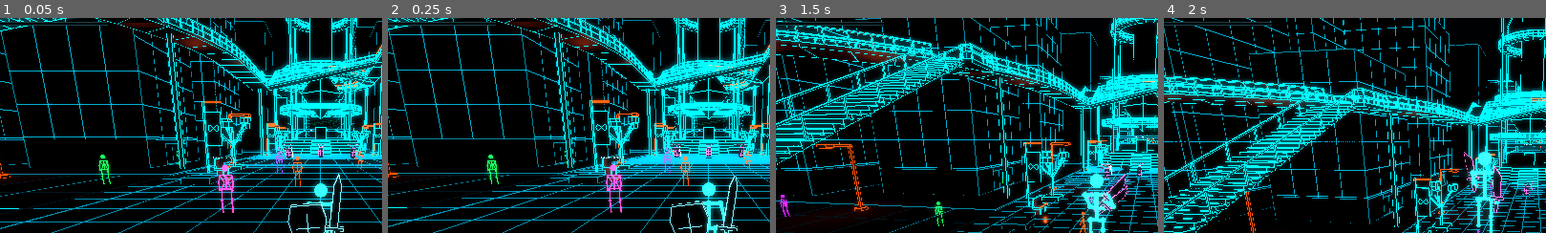
Above: before the commit, frames 1-4 (left to right).
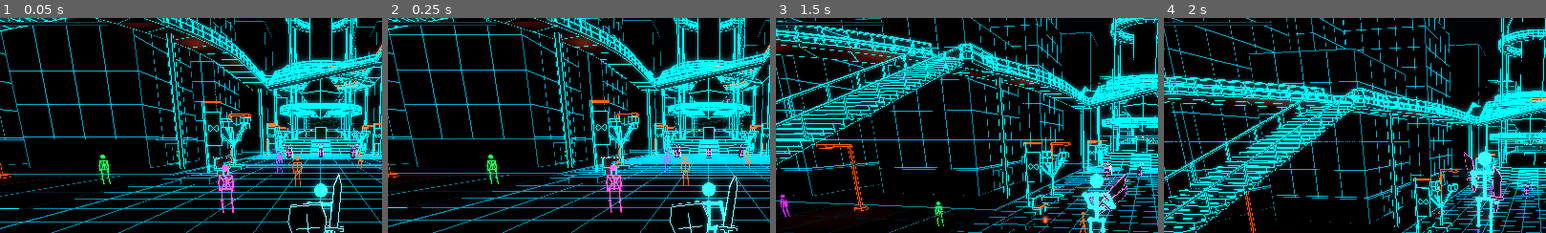
Above: after the commit, the same moments.

Repository: Infiniglyph/infiniglyph
Game: Godot game, scene res://scenes/main.tscn
Same seed, same stepped clock (60 frames per second), same inputs: the game is played once before the commit and once after it.
Inputs (mouse positions are % of the whole screen's width and height, from its top left):
- Up to frame 1 (0.05 s): no input
- Up to frame 2 (0.25 s): no input
- Up to frame 3 (1.5 s): tap Enter at 0.5, 0.6 s; move the mouse to (55, 50) at 0.52 s; hold Shift 0.53-1.28 s; hold Up from 0.53 s (still down); click (55, 50) at 0.67 s; tap Space at 0.77, 1.07 s; move the mouse to (45, 50) at 1.27 s; tap Shift at 1.35 s; click (45, 50) at 1.42 s
- Up to frame 4 (2 s): keep holding Up; tap Space at 1.52, 1.82 s; tap G at 1.55 s
The pictures show only the part of the screen within x 8-58%, y 6-56%; the shares and areas given below are measured in that part.

The runs differ from the first frame. In frame 1, less than 0.1% of the frame differs, in the area x 81-87%, y 59-64%; in frame 2, 0.1%; in frame 3, 0.2%; in frame 4, 0.2%, in the area x 92-98%, y 70-79%.

Commit message:
Fix tower stair approach and add free crystal exchange

Diff:
--- a/scripts/inventory_session.gd
+++ b/scripts/inventory_session.gd
@@ -4,6 +4,7 @@
 const Store = preload("res://scripts/inventory_store.gd")
 const Pickup = preload("res://scripts/item_pickup.gd")
 const Catalog = preload("res://scripts/item_catalog.gd")
+const TowerShop = preload("res://scripts/tower_shop.gd")
 var actor: CharacterBody3D
 var controls: Node
 var duel: CanvasLayer
@@ -12,6 +13,7 @@
 var boss_encounter: Node
 var world_actions: Node3D
 var ui: CanvasLayer
+var shop: CanvasLayer
 @export var persistence_enabled := true
 @export var save_path := "user://inventory_v1.json"
 @export var live_session := false
@@ -51,6 +53,11 @@
 	add_child(ui)
 	ui.opened.connect(_opened)
 	ui.closed.connect(_closed)
+	shop = TowerShop.new()
+	shop.session = self
+	add_child(shop)
+	shop.opened.connect(_opened)
+	shop.closed.connect(_closed)
 	ui.save_requested.connect(func():
 		var saved := save_checkpoint()
 		ui.set_status("Inventory and world drops saved." if saved else "Save failed; items remain in memory.",not saved))
@@ -110,6 +117,7 @@
 		if is_instance_valid(actor.get_parent().get("start_menu")) and actor.get_parent().start_menu.is_open: return
 		if is_instance_valid(duel) and duel.dialogue_open: return
 		if is_instance_valid(boss_encounter) and boss_encounter.dialogue_open: return
+		if shop.is_open: shop.close_menu()
 		ui.toggle()
 
 func _opened() -> void:
@@ -132,6 +140,7 @@
 		if boss_encounter.active: return false
 		if boss_encounter.can_challenge(): return true
 	if is_instance_valid(world_actions) and not world_actions.nearest().is_empty(): return true
+	if shop.can_use(actor): return true
 	if is_instance_valid(world_actions) and is_instance_valid(world_actions.life) and world_actions.life.nearest_talker()!=null: return true
 	return loot.nearest_pickup(actor) != null or duel.can_talk() or (is_instance_valid(population) and population.nearest_talker()!=null)
 
@@ -155,6 +164,7 @@
 	if pickup != null:
 		if not loot.request_pickup(actor.inventory,pickup): show_notice("Pickup unavailable.")
 	elif duel.can_talk(): duel.interact()
+	elif shop.can_use(actor): shop.open_menu()
 	elif is_instance_valid(world_actions) and not world_actions.nearest().is_empty(): world_actions.interact()
 	else:
 		var resident: CharacterBody3D = population.nearest_talker()
@@ -193,6 +203,7 @@
 	if pickup != null:
 		var definition: Resource = Catalog.get_definition(pickup.item_instance.item_type_id)
 		hint.text = "G / RT: collect %s  x%d" % [definition.display_name,pickup.item_instance.quantity]
+	elif shop.can_use(actor): hint.text = "G / tap RT: Tower Exchange"
 	elif is_instance_valid(world_actions) and not world_actions.nearest().is_empty(): hint.text = "G / tap RT: "+world_actions.nearest().label
 	elif not duel.can_talk() and is_instance_valid(population):
 		var talker: CharacterBody3D = population.nearest_talker()
--- a/scripts/loot_authority.gd
+++ b/scripts/loot_authority.gd
@@ -18,6 +18,7 @@
 var rng := RandomNumberGenerator.new()
 var _inventories: Dictionary = {}
 var _death_results: Dictionary = {}
+var _shops: Dictionary = {}
 var _busy := false
 
 func transaction_active() -> bool:
@@ -123,6 +124,24 @@
 	_busy = false
 	if consumed!=null: changed.emit()
 	return consumed!=null
+
+func register_shop(id: StringName, shop: Node) -> void:
+	# World-authored offers, never client-supplied items or prices.
+	_shops[id] = weakref(shop)
+
+func request_shop_purchase(inventory: Node, shop_id: StringName, item_type_id: StringName) -> bool:
+	if not _authorized(&"shop_purchase",inventory,{"shop_id":shop_id,"item_type_id":item_type_id}): return false
+	var shop: Node = _shops[shop_id].get_ref() if _shops.has(shop_id) else null
+	if not is_instance_valid(shop) or not shop.can_use(actor_for(inventory)): return false
+	var offer: Dictionary = shop.offer(item_type_id)
+	# Paid transactions need a future authoritative currency settlement. A
+	# nonzero authored price must never accidentally issue a free item.
+	if offer.is_empty() or offer.price!=0: return false
+	_busy = true
+	var accepted: bool = inventory.add_item(Catalog.create(item_type_id,1))
+	if accepted: changed.emit()
+	_busy = false
+	return accepted
 
 func request_unequip(inventory: Node, slot: StringName) -> bool:
 	if not _authorized(&"unequip",inventory,{"slot":slot}): return false
--- a/scripts/metropolis.gd
+++ b/scripts/metropolis.gd
@@ -3,6 +3,7 @@
 const Neon = preload("res://scripts/neon.gd")
 const CELL_SIZE := 16.0
 const TOWER := Vector3(0,0,-64)
+const DAIS_HEIGHT := 3.12
 class Cell extends RefCounted:
 	var faces := PackedVector3Array()
 	var edges := PackedVector3Array()
@@ -244,9 +245,11 @@
 func build_tower() -> void:
 	# Terraced civic dais, approached from the existing north avenue.
 	for tier in range(5): disk(TOWER+Vector3(0,0.42+tier*0.6,0),11-tier*0.4,0.6,"TowerDais")
-	for step in range(12):
-		var h := (step+1)*0.25
-		block(TOWER+Vector3(0,0.12+h*0.5,15.25-step*0.5),Vector3(4,h,0.5),"TowerStair")
+	# Start on the avenue, not the raised sidewalk. Thirteen 24cm risers
+	# stay within the existing 29cm step sweep and overlap the top dais.
+	for step in range(13):
+		var h := (step+1)*0.24
+		block(TOWER+Vector3(0,h*0.5,15.5-step*0.5),Vector3(4,h,0.5),"TowerStair")
 	block(TOWER+Vector3(0,4.62,0),Vector3(2.5,3,2.5),"CrystalPedestal")
 	for x in [-6.5,6.5]:
 		for z in [-6.5,6.5]:
--- a/scripts/start_menu.gd
+++ b/scripts/start_menu.gd
@@ -189,6 +189,7 @@
 func open_menu() -> void:
 	if is_open: return
 	if session.ui.is_open: session.ui.close_menu()
+	if session.shop.is_open: session.shop.close_menu()
 	if session.duel.dialogue_open: session.duel.answer(false)
 	if is_instance_valid(session.boss_encounter) and session.boss_encounter.dialogue_open: session.boss_encounter.answer(false)
 	_previous_mouse = Input.mouse_mode
@@ -274,6 +275,7 @@
 			get_viewport().set_input_as_handled()
 			return
 		if event is InputEventKey and session.ui.is_open: return
+		if event is InputEventKey and session.shop.is_open: return
 		get_viewport().set_input_as_handled()
 		if is_open: _back()
 		else: open_menu()
--- /dev/null
+++ b/scripts/tower_shop.gd
@@ -0,0 +1,212 @@
+extends CanvasLayer
+## A live exchange at the civic crystal; grants go through the loot authority.
+const Catalog = preload("res://scripts/item_catalog.gd")
+const SHOP_ID := &"central_tower"
+const ITEMS: Array[StringName] = [&"sword_shield",&"spear",&"katana",&"twin_blades",&"health_glyph"]
+# Authoritative offer prices. Currency settlement can be added here later;
+# nonzero prices are displayed but unavailable until that system exists.
+@export var prices: Dictionary = {"sword_shield":0,"spear":0,"katana":0,"twin_blades":0,"health_glyph":0}
+signal opened
+signal closed
+var session: Node
+var is_open := false
+var _screen: Control
+var _status: Label
+var _buttons: Array[Button] = []
+var _stick := 0.0
+var _repeat := 0.0
+var _armed := true
+var _buying := false
+var _metro: Node3D
+
+func _ready() -> void:
+	name = "TowerShop"
+	layer = 22
+	_metro = session.actor.get_parent().get_node("CentralDistrict/Metropolis")
+	session.loot.register_shop(SHOP_ID,self)
+	_build()
+	_screen.hide()
+	set_process(false)
+
+func anchor() -> Vector3:
+	return _metro.to_global(_metro.TOWER+Vector3.UP*_metro.DAIS_HEIGHT)
+
+func offer(id: StringName) -> Dictionary:
+	if id not in ITEMS: return {}
+	var price: Variant = prices.get(String(id))
+	if not price is int or price<0: return {}
+	return {"item_type_id":id,"price":price}
+
+func can_use(actor: Node3D) -> bool:
+	if not is_instance_valid(actor) or not is_instance_valid(_metro): return false
+	if actor!=session.actor or actor.health<=0 or not actor.is_on_floor(): return false
+	if actor.dodge.active or actor.weapon_combat.is_staggered() or not actor.weapon_combat.active_move.is_empty() or actor.combat.charge_action!=&"": return false
+	if session.duel.active or session.duel.dialogue_open: return false
+	if is_instance_valid(session.boss_encounter) and (session.boss_encounter.active or session.boss_encounter.dialogue_open): return false
+	if is_instance_valid(session.world_actions) and session.world_actions.attached(): return false
+	var offset: Vector3 = actor.global_position-anchor()
+	if absf(offset.y)>0.4 or Vector2(offset.x,offset.z).length()>4.2: return false
+	# Aim just outside the solid pedestal, rather than through it. Another
+	# wall between the visitor and the monument still prevents interaction.
+	var outside := Vector3(offset.x,0,offset.z).normalized()*1.55
+	var query := PhysicsRayQueryParameters3D.create(actor.global_position+Vector3.UP,anchor()+outside+Vector3.UP,1)
+	return actor.get_world_3d().direct_space_state.intersect_ray(query).is_empty()
+
+func _style(focused: bool = false) -> StyleBoxFlat:
+	var style := StyleBoxFlat.new()
+	style.bg_color = Color(0.008,0.06,0.075,0.98) if focused else Color(0.003,0.016,0.023,0.98)
+	style.border_color = Color(0.1,0.9,1) if focused else Color(0.07,0.35,0.4)
+	style.set_border_width_all(2 if focused else 1)
+	style.set_content_margin_all(14)
+	style.set_corner_radius_all(5)
+	return style
+
+func _label(text: String, size_value: int = 18) -> Label:
+	var label := Label.new()
+	label.text = text
+	label.add_theme_font_size_override("font_size",size_value)
+	label.add_theme_color_override("font_color",Color(0.72,0.94,0.98))
+	label.autowrap_mode = TextServer.AUTOWRAP_WORD_SMART
+	return label
+
+func _build() -> void:
+	_screen = Control.new()
+	_screen.set_anchors_and_offsets_preset(Control.PRESET_FULL_RECT)
+	add_child(_screen)
+	var shade := ColorRect.new()
+	shade.color = Color(0,0.008,0.015,0.48)
+	shade.set_anchors_and_offsets_preset(Control.PRESET_FULL_RECT)
+	_screen.add_child(shade)
+	var panel := PanelContainer.new()
+	panel.set_anchors_and_offsets_preset(Control.PRESET_FULL_RECT)
+	panel.anchor_left = 0.28
+	panel.anchor_right = 0.72
+	panel.anchor_top = 0.07
+	panel.anchor_bottom = 0.93
+	panel.add_theme_stylebox_override("panel",_style())
+	_screen.add_child(panel)
+	var scroll := ScrollContainer.new()
+	scroll.follow_focus = true
+	scroll.horizontal_scroll_mode = ScrollContainer.SCROLL_MODE_DISABLED
+	panel.add_child(scroll)
+	var box := VBoxContainer.new()
+	box.size_flags_horizontal = Control.SIZE_EXPAND_FILL
+	box.add_theme_constant_override("separation",12)
+	scroll.add_child(box)
+	box.add_child(_label("TOWER EXCHANGE",26))
+	box.add_child(_label("Central tower  /  All items currently free",16))
+	for id: StringName in ITEMS:
+		_add_button(box,"",func(): buy(id))
+	_status = _label("",16)
+	_status.custom_minimum_size.y = 52
+	_status.modulate = Color(1,0.66,0.28)
+	box.add_child(_status)
+	_add_button(box,"Leave exchange",close_menu)
+	box.add_child(_label("A / ENTER: acquire   B / ESC: leave\nWeapons go to inventory. Equip them there.",14))
+
+func _add_button(box: VBoxContainer, text: String, action: Callable) -> void:
+	var button := Button.new()
+	button.text = text
+	button.alignment = HORIZONTAL_ALIGNMENT_LEFT
+	button.custom_minimum_size.y = 52
+	button.add_theme_font_size_override("font_size",18)
+	button.add_theme_stylebox_override("normal",_style())
+	button.add_theme_stylebox_override("focus",_style(true))
+	button.add_theme_stylebox_override("hover",_style(true))
+	button.pressed.connect(action)
+	box.add_child(button)
+	_buttons.append(button)
+
+func refresh() -> void:
+	for i in range(ITEMS.size()):
+		var id: StringName = ITEMS[i]
+		var definition: Resource = Catalog.get_definition(id)
+		var entry := offer(id)
+		var price_text := "Unavailable"
+		if not entry.is_empty(): price_text = "FREE" if entry.price==0 else str(entry.price)+"  (coming later)"
+		_buttons[i].text = "%s  ·  %s  ·  Owned %d" % [definition.display_name,price_text,session.actor.inventory.count_type(id)]
+		_buttons[i].disabled = entry.is_empty() or entry.price!=0
+
+func open_menu() -> void:
+	if is_open or not session.controls.gameplay_enabled or session.ui.is_open or not can_use(session.actor): return
+	is_open = true
+	_stick = 0
+	_armed = true
+	_repeat = 0
+	_status.text = "Choose an item to add to your inventory."
+	refresh()
+	_screen.show()
+	set_process(true)
+	opened.emit()
+	_buttons[0].grab_focus()
+
+func close_menu() -> void:
+	if not is_open: return
+	is_open = false
+	_screen.hide()
+	set_process(false)
+	closed.emit()
+
+func buy(id: StringName) -> bool:
+	if not is_open or _buying: return false
+	_buying = true
+	var accepted: bool = session.loot.request_shop_purchase(session.actor.inventory,SHOP_ID,id)
+	_buying = false
+	if accepted:
+		_status.text = "Acquired %s. Added to inventory." % Catalog.get_definition(id).display_name
+		refresh()
+	else: _status.text = "Item unavailable. Check your inventory space and distance to the tower."
+	return accepted
+
+func _navigate(direction: int) -> void:
+	var index := _buttons.find(get_viewport().gui_get_focus_owner())
+	for step in range(_buttons.size()):
+		index = posmod(index+direction,_buttons.size())
+		if not _buttons[index].disabled:
+			_buttons[index].grab_focus()
+			return
+
+func _accept() -> void:
+	var focused := get_viewport().gui_get_focus_owner()
+	if focused is Button and focused in _buttons and not focused.disabled: focused.pressed.emit()
+
+func _input(event: InputEvent) -> void:
+	if not is_open: return
+	# Let the session hand View / inventory over to its existing UI.
+	if event.is_action_pressed("inventory_toggle") and not event.is_echo(): return
+	# Consume before GUI defaults so one press cannot also buy a second item,
+	# jump, dodge, drink a Glyph or release a charged weapon art.
+	if event is InputEventKey or event is InputEventJoypadButton or event is InputEventJoypadMotion:
+		get_viewport().set_input_as_handled()
+	if event is InputEventKey and event.pressed and not event.echo:
+		match event.physical_keycode if event.physical_keycode!=0 else event.keycode:
+			KEY_UP,KEY_W: _navigate(-1)
+			KEY_DOWN,KEY_S: _navigate(1)
+			KEY_ENTER,KEY_SPACE: _accept()
+			KEY_ESCAPE: close_menu()
+	elif event is InputEventJoypadButton and event.pressed:
+		match event.button_index:
+			JOY_BUTTON_DPAD_UP: _navigate(-1)
+			JOY_BUTTON_DPAD_DOWN: _navigate(1)
+			JOY_BUTTON_A: _accept()
+			JOY_BUTTON_B: close_menu()
+	elif event is InputEventJoypadMotion and event.axis==JOY_AXIS_LEFT_Y:
+		_stick = event.axis_value
+		if absf(_stick)<0.3: _armed = true
+		elif _armed and absf(_stick)>0.6:
+			_armed = false
+			_repeat = 0.35
+			_navigate(int(signf(_stick)))
+
+func _process(delta: float) -> void:
+	if not can_use(session.actor):
+		close_menu()
+		return
+	if not _armed and absf(_stick)>0.6:
+		_repeat -= delta
+		if _repeat<=0:
+			_repeat = 0.12
+			_navigate(int(signf(_stick)))
+
+func _notification(what: int) -> void:
+	if what==NOTIFICATION_APPLICATION_FOCUS_OUT and is_open: close_menu()
--- /dev/null
+++ b/tests/tower_shop.gd
@@ -0,0 +1,199 @@
+extends SceneTree
+## Real controller traversal, contextual inputs and authoritative shop transfers.
+var world: Node3D
+var actor: CharacterBody3D
+var session: Node
+var shop: CanvasLayer
+var checks := 0
+var failures := 0
+var hz := 60
+
+func check(ok: bool, label: String) -> void:
+	checks += 1
+	if ok: print("PASS: ",label)
+	else:
+		failures += 1
+		push_error("FAIL: "+label)
+
+func frames(count: int = 2) -> void:
+	for i in range(count):
+		await physics_frame
+		await process_frame
+
+func key(code: int, pressed: bool = true) -> void:
+	var event := InputEventKey.new()
+	event.keycode = code
+	event.physical_keycode = code
+	event.pressed = pressed
+	Input.parse_input_event(event)
+	await frames()
+
+func tap_key(code: int) -> void:
+	await key(code)
+	await key(code,false)
+
+func pad(button: int, pressed: bool = true) -> void:
+	var event := InputEventJoypadButton.new()
+	event.button_index = button
+	event.pressed = pressed
+	Input.parse_input_event(event)
+	await frames()
+
+func tap_pad(button: int) -> void:
+	await pad(button)
+	await pad(button,false)
+
+func _initialize() -> void: call_deferred("run")
+
+func capture(name_value: String) -> void:
+	if not "--capture" in OS.get_cmdline_user_args(): return
+	await RenderingServer.frame_post_draw
+	DirAccess.make_dir_recursive_absolute("res://captures")
+	root.get_texture().get_image().save_png("res://captures/"+name_value+".png")
+
+func run() -> void:
+	for arg: String in OS.get_cmdline_user_args():
+		if arg.begins_with("--hz="): hz = int(arg.get_slice("=",1))
+	Engine.physics_ticks_per_second = hz
+	world = load("res://scenes/main.tscn").instantiate()
+	world.inventory_persistence_enabled = false
+	world.district_life_enabled = false
+	world.world_memory_enabled = false
+	root.add_child(world)
+	actor = world.player
+	actor.visual.retrieval.enabled = false
+	session = world.inventory_session
+	shop = session.shop
+	Input.mouse_mode = Input.MOUSE_MODE_VISIBLE
+	await frames(12)
+	# Both edges of the full flight, walking and running, without a jump.
+	for x: float in [-1.3,0,1.3]:
+		actor.respawn()
+		actor.position = Vector3(x,0.2,-47)
+		world.camera_rig.yaw = 0
+		await frames(10)
+		if x>0: await key(KEY_SHIFT)
+		await key(KEY_W)
+		for tick in range(hz*6):
+			await frames(1)
+			if actor.position.z<-56: break
+		await key(KEY_W,false)
+		if x>0: await key(KEY_SHIFT,false)
+		check(actor.position.y>3.0 and actor.position.z<-56,"%s climbs all tower steps at x=%.1f without jumping (%s)" % ["Running" if x>0 else "Walking",x,actor.position])
+		check(actor.air_step_count==0,"Stair ascent never invokes Sky Jump")
+	await capture("tower_stairs")
+	await key(KEY_S)
+	for tick in range(hz*6):
+		await frames(1)
+		if actor.position.z>-47: break
+	await key(KEY_S,false)
+	check(actor.position.z>-47 and actor.position.y<0.1,"Backward movement descends the entire flight to the avenue")
+	# Continue across the top platform to the solid crystal pedestal.
+	actor.position = shop.anchor()+Vector3(0,0.1,3.2)
+	actor.velocity = Vector3.ZERO
+	await frames(8)
+	check(shop.can_use(actor) and session.can_talk(),"The pedestal is reachable and participates in the existing interaction context")
+	await tap_key(KEY_G)
+	check(shop.is_open and not world.controls.gameplay_enabled and not paused,"G opens a live shop and gates local gameplay only")
+	var inventory: Node = actor.inventory
+	var original_equipment: Dictionary = inventory.equipment.duplicate()
+	var start_count: int = inventory.count_type(&"sword_shield")
+	await tap_key(KEY_ENTER)
+	check(inventory.count_type(&"sword_shield")==start_count+1,"One keyboard selection grants exactly one sword and shield")
+	var spear_count: int = inventory.count_type(&"spear")
+	await tap_pad(JOY_BUTTON_DPAD_DOWN)
+	await tap_pad(JOY_BUTTON_A)
+	check(inventory.count_type(&"spear")==spear_count+1,"Controller selection grants one spear without a duplicate GUI press")
+	for id: StringName in [&"katana",&"twin_blades",&"health_glyph"]:
+		var before: int = inventory.count_type(id)
+		check(shop.buy(id) and inventory.count_type(id)==before+1,"Exchange adds one owned %s" % id)
+	check(inventory.equipment==original_equipment,"Buying gear preserves existing equipped weapons")
+	var valid := true
+	for item: Resource in inventory.items.values():
+		valid = valid and item.is_valid() and item.owner_id==inventory.owner_id
+	check(valid,"All purchased items retain valid unique identity and local ownership")
+	check(world.world_actions.glyph_count.text.ends_with(str(inventory.count_type(&"health_glyph"))),"Purchases update the existing Health Glyph HUD")
+	await capture("tower_exchange")
+	var glyphs: int = inventory.count_type(&"health_glyph")
+	var reentered := [false]
+	var attempt := func(): reentered[0] = reentered[0] or world.loot.request_shop_purchase(inventory,shop.SHOP_ID,&"health_glyph")
+	inventory.changed.connect(attempt)
+	world.loot.changed.connect(attempt)
+	check(shop.buy(&"health_glyph") and not reentered[0] and inventory.count_type(&"health_glyph")==glyphs+1,"Inventory signal callbacks cannot duplicate a guarded purchase transaction")
+	inventory.changed.disconnect(attempt)
+	world.loot.changed.disconnect(attempt)
+	world.loot.host_enabled = false
+	check(not shop.buy(&"health_glyph"),"A non-authoritative client cannot mint shop items")
+	world.loot.host_enabled = true
+	world.loot.validator = func(operation: StringName, _inventory: Node, _payload: Dictionary): return operation!=&"shop_purchase"
+	check(not shop.buy(&"health_glyph"),"Host validation can reject a shop transaction")
+	world.loot.validator = Callable()
+	check(not shop.buy(&"civic_key") and not world.loot.request_shop_purchase(inventory,&"forged_shop",&"health_glyph"),"Unknown offers and unregistered shops cannot grant items")
+	shop.prices["health_glyph"] = 5
+	check(not shop.buy(&"health_glyph"),"Future nonzero prices never silently grant free goods")
+	shop.prices["health_glyph"] = 0
+	shop.refresh()
+	var snapshot: Dictionary = inventory.serialize()
+	check(session.save_checkpoint("user://tests/tower-shop.json",true),"Purchases save through the existing checkpoint pipeline")
+	inventory.take_item(inventory.equipment[&"down"],1)
+	check(session.load_checkpoint("user://tests/tower-shop.json") and inventory.serialize()==snapshot,"Purchased gear and Glyphs survive checkpoint reload")
+	var time_node := Timer.new()
+	time_node.wait_time = 0.05
+	time_node.one_shot = true
+	world.add_child(time_node)
+	var elapsed := [false]
+	time_node.timeout.connect(func(): elapsed[0] = true)
+	time_node.start()
+	await frames(hz/4)
+	check(elapsed[0] and not paused and not actor.dodge.active and actor.combat.charge_action==&"","World timers keep running and UI selections do not trigger combat")
+	await tap_pad(JOY_BUTTON_B)
+	check(not shop.is_open and world.controls.gameplay_enabled and not actor.dodge.active,"B leaves the shop without dodging")
+	world.controls.set_right_trigger(0)
+	world.controls.set_right_trigger(1)
+	# Assert the press edge before native hardware polling can report the
+	# real controller's neutral trigger and synthesize a release in this fixture.
+	check(not shop.is_open,"Holding RT alone does not open the shop early")
+	world.controls.set_right_trigger(0)
+	await frames()
+	check(shop.is_open,"A bare RT release opens the exchange")
+	await tap_key(KEY_ESCAPE)
+	check(not shop.is_open and not world.start_menu.is_open,"Escape leaves the exchange without also opening Start")
+	# The healing chord has precedence even in range of the exchange.
+	actor.weapon_combat.health = 500
+	var glyphs_before: int = inventory.count_type(&"health_glyph")
+	world.controls.set_right_trigger(0)
+	world.controls.set_right_trigger(1)
+	var chord := InputEventJoypadButton.new()
+	chord.button_index = JOY_BUTTON_B
+	chord.pressed = true
+	world.controls._unhandled_input(chord)
+	world.controls.set_right_trigger(0)
+	chord.pressed = false
+	world.controls._unhandled_input(chord)
+	await frames()
+	check(not shop.is_open and not actor.dodge.active and actor.health==850 and inventory.count_type(&"health_glyph")==glyphs_before-1,"RT+B near the pedestal heals without opening the shop or dodging")
+	await tap_key(KEY_G)
+	await tap_pad(JOY_BUTTON_BACK)
+	check(not shop.is_open and session.ui.is_open and not world.controls.gameplay_enabled,"View transfers from shop to the live inventory")
+	session.ui.close_menu()
+	await tap_key(KEY_G)
+	await tap_pad(JOY_BUTTON_START)
+	check(not shop.is_open and world.start_menu.is_open and not world.controls.gameplay_enabled,"Start transfers cleanly to the system overlay")
+	world.start_menu.close_menu()
+	await tap_key(KEY_G)
+	actor.position = Vector3(0,0.2,10)
+	actor.velocity = Vector3.ZERO
+	await frames(5)
+	check(not shop.is_open and not world.loot.request_shop_purchase(inventory,shop.SHOP_ID,&"health_glyph"),"Leaving the tower closes the shop and authority rejects remote purchases")
+	actor.position = shop.anchor()+Vector3(0,0.1,3.2)
+	actor.velocity = Vector3.ZERO
+	await frames(8)
+	await tap_key(KEY_G)
+	actor.weapon_combat.health = 0
+	check(not world.loot.request_shop_purchase(inventory,shop.SHOP_ID,&"health_glyph"),"Defeated players cannot purchase")
+	await frames(3)
+	check(not shop.is_open,"Defeat closes the exchange")
+	world.queue_free()
+	await frames()
+	print("Tower shop verification at %d Hz: %d checks, %d failures" % [hz,checks,failures])
+	quit(1 if failures else 0)
Not shown, added: scripts/tower_shop.gd.uid
Not shown, added: tests/tower_shop.gd.uid
Not shown, changed: docs/RECOVERY.md
